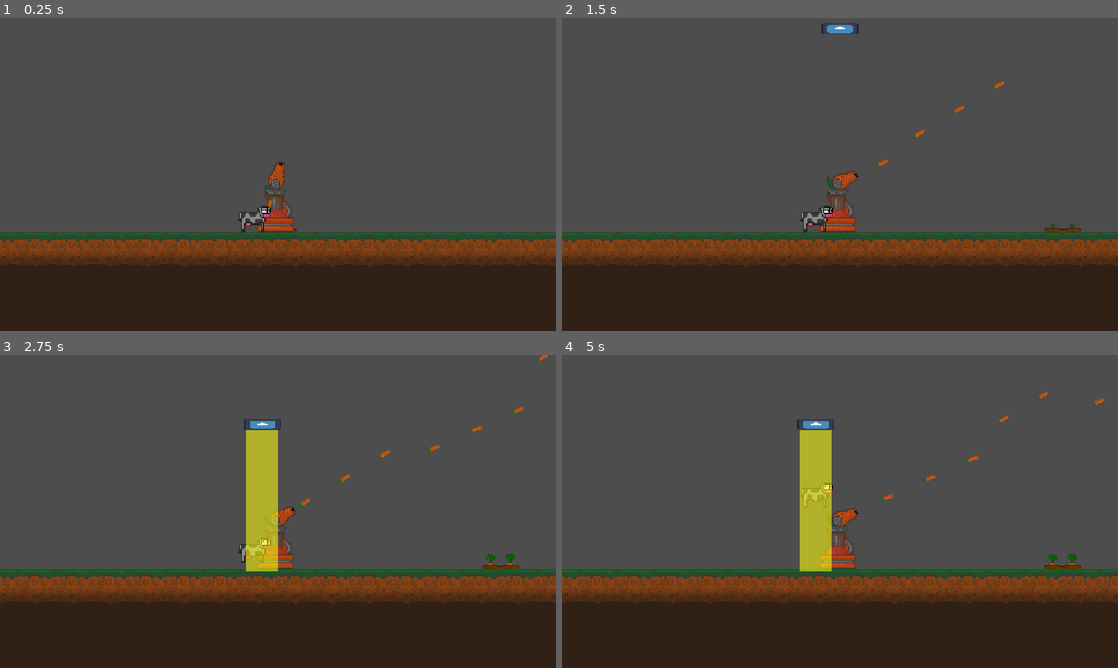
Above: before the commit, frames 1-4 (two rows, left to right).
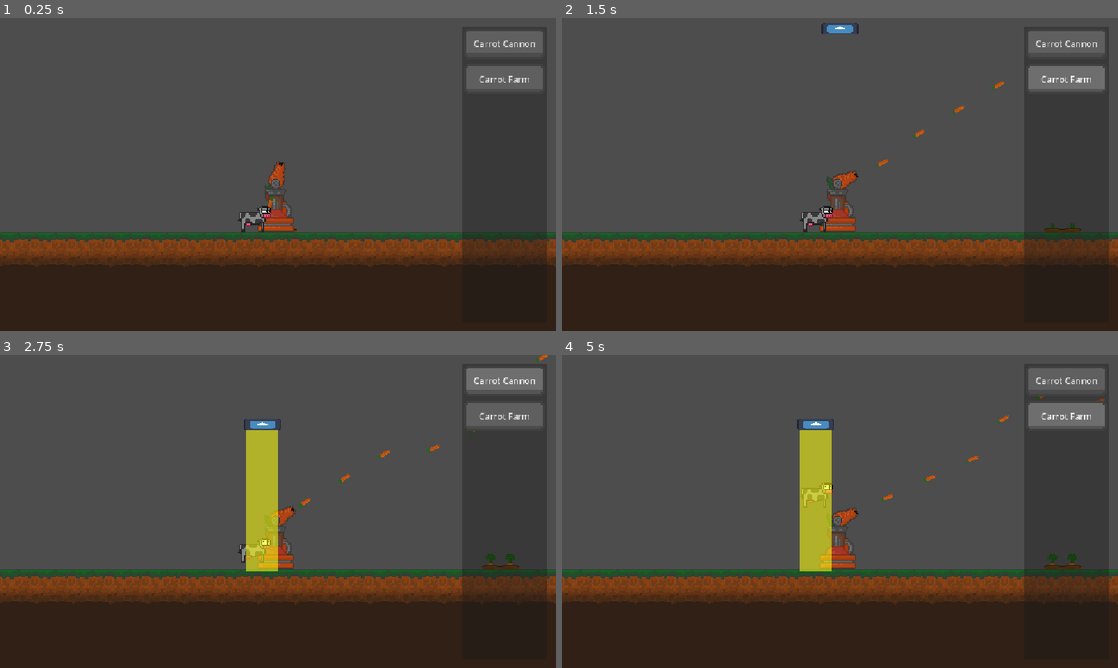
Above: after the commit, the same moments.

Repository: Luminescent-Cheese/district-jam-VII
Game: Godot game, scene res://game.tscn
Same seed, same stepped clock (60 frames per second), same inputs: the game is played once before the commit and once after it. The engine's default icon, where the game draws it, is replaced by a stand-in: a white triangle on a blue panel in a dark square.
Inputs (mouse positions are in pixels of both pictures, inside the frame that each line leads up to):
- Up to frame 1 (0.25 s): no input
- Up to frame 2 (1.5 s): click (1067, 43) at 0.5 s, where only the run after the commit has a clickable "Carrot Cannon"; click (1067, 80) at 1.25 s, where only the run after the commit has a clickable "Carrot Farm"
- Up to frame 3 (2.75 s): click (505, 380) at 2 s, where only the run after the commit has a clickable "Carrot Cannon"
- Up to frame 4 (5 s): click (1067, 417) at 2.75 s, where only the run after the commit has a clickable "Carrot Farm"; click (1067, 380) at 3.5 s, where only the run after the commit has a clickable "Carrot Cannon"; click (1067, 417) at 4.25 s, where only the run after the commit has a clickable "Carrot Farm"

The runs differ from the first frame. In frame 1, 1.1% of the frame differs, in the area x 83-99%, y 7-78%; in frame 2, 2.1%; in frame 3, 2.1%; in frame 4, 2.2%.

Commit message:
basic ui tab

Diff:
--- /dev/null
+++ b/UI/shop_theme.tres
@@ -0,0 +1,32 @@
+[gd_resource type="Theme" format=3 uid="uid://c0oe1l0t30xr1"]
+
+[ext_resource type="Texture2D" uid="uid://j44anr7b6wuf" path="res://UI/button hover.png" id="1_lyrvi"]
+[ext_resource type="Texture2D" uid="uid://ca1muohxxcwe2" path="res://UI/button (1).png" id="1_mdfht"]
+[ext_resource type="Texture2D" uid="uid://c5kmlixdxukl3" path="res://UI/button press.png" id="3_10q1m"]
+
+[sub_resource type="StyleBoxTexture" id="StyleBoxTexture_10q1m"]
+texture = ExtResource("1_lyrvi")
+texture_margin_left = 20.0
+texture_margin_top = 20.0
+texture_margin_right = 20.0
+texture_margin_bottom = 20.0
+
+[sub_resource type="StyleBoxTexture" id="StyleBoxTexture_lyrvi"]
+texture = ExtResource("1_mdfht")
+texture_margin_left = 20.0
+texture_margin_top = 20.0
+texture_margin_right = 20.0
+texture_margin_bottom = 20.0
+
+[sub_resource type="StyleBoxTexture" id="StyleBoxTexture_vmu54"]
+texture = ExtResource("3_10q1m")
+texture_margin_left = 20.0
+texture_margin_top = 20.0
+texture_margin_right = 20.0
+texture_margin_bottom = 20.0
+
+[resource]
+default_font_size = 18
+Button/styles/hover = SubResource("StyleBoxTexture_10q1m")
+Button/styles/normal = SubResource("StyleBoxTexture_lyrvi")
+Button/styles/pressed = SubResource("StyleBoxTexture_vmu54")
--- /dev/null
+++ b/UI/shop_ui.tscn
@@ -0,0 +1,38 @@
+[gd_scene format=3 uid="uid://dgtu6vnjs6h7i"]
+
+[ext_resource type="Theme" uid="uid://c0oe1l0t30xr1" path="res://UI/shop_theme.tres" id="1_r8gjt"]
+
+[node name="ShopUI" type="Control" unique_id=1223803749]
+layout_mode = 3
+anchors_preset = 15
+anchor_right = 1.0
+anchor_bottom = 1.0
+offset_top = -1.0
+grow_horizontal = 2
+grow_vertical = 2
+theme = ExtResource("1_r8gjt")
+
+[node name="PanelContainer" type="PanelContainer" parent="." unique_id=1326801886]
+self_modulate = Color(1, 1, 1, 0.627451)
+layout_mode = 0
+offset_left = 957.0
+offset_top = 19.0
+offset_right = 1133.0
+offset_bottom = 632.0
+
+[node name="MarginContainer" type="MarginContainer" parent="PanelContainer" unique_id=1653956457]
+texture_filter = 1
+layout_mode = 2
+
+[node name="VBoxContainer" type="VBoxContainer" parent="PanelContainer/MarginContainer" unique_id=1115203299]
+layout_mode = 2
+
+[node name="Button" type="Button" parent="PanelContainer/MarginContainer/VBoxContainer" unique_id=1818622914]
+custom_minimum_size = Vector2(0, 70)
+layout_mode = 2
+text = "Carrot Cannon"
+
+[node name="Button2" type="Button" parent="PanelContainer/MarginContainer/VBoxContainer" unique_id=239321124]
+custom_minimum_size = Vector2(0, 70)
+layout_mode = 2
+text = "Carrot Farm"
--- a/game.tscn
+++ b/game.tscn
@@ -2,6 +2,7 @@
 
 [ext_resource type="Script" uid="uid://c8qhw51dswbfn" path="res://game.gd" id="1_80nbo"]
 [ext_resource type="Texture2D" uid="uid://dx2sb7kyq8jeb" path="res://GeneralArt/grass.png" id="2_e2o6t"]
+[ext_resource type="PackedScene" uid="uid://dgtu6vnjs6h7i" path="res://UI/shop_ui.tscn" id="2_fc0e3"]
 [ext_resource type="Script" uid="uid://c1lvci8w6fntc" path="res://player_camera.gd" id="2_feb5d"]
 [ext_resource type="PackedScene" uid="uid://dpsvuom0sy8kk" path="res://farm.tscn" id="3_fc0e3"]
 [ext_resource type="PackedScene" uid="uid://cvsegvgq73n84" path="res://carrot_cannon.tscn" id="4_fc0e3"]
@@ -18,6 +19,10 @@
 
 [node name="Game" type="Node2D" unique_id=86373079]
 script = ExtResource("1_80nbo")
+
+[node name="UIOverlay" type="CanvasLayer" parent="." unique_id=65294411]
+
+[node name="ShopUI" parent="UIOverlay" unique_id=1223803749 instance=ExtResource("2_fc0e3")]
 
 [node name="Farm" parent="." unique_id=1422852066 instance=ExtResource("3_fc0e3")]
 position = Vector2(0, -197)
Binary file added: UI/button (1).png
Not shown, added: UI/button (1).png.import
Binary file added: UI/button hover.png
Not shown, added: UI/button hover.png.import
Binary file added: UI/button press.png
Not shown, added: UI/button press.png.import
